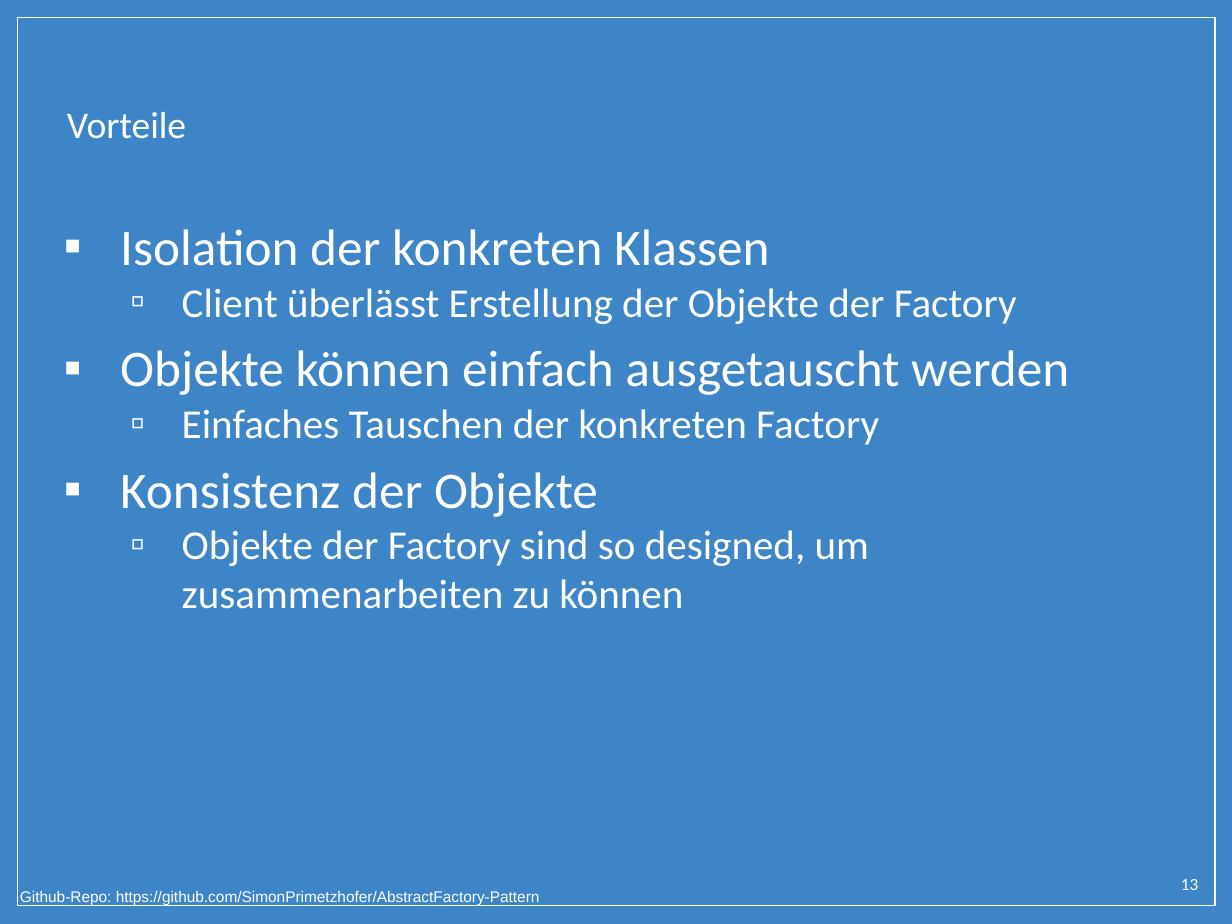
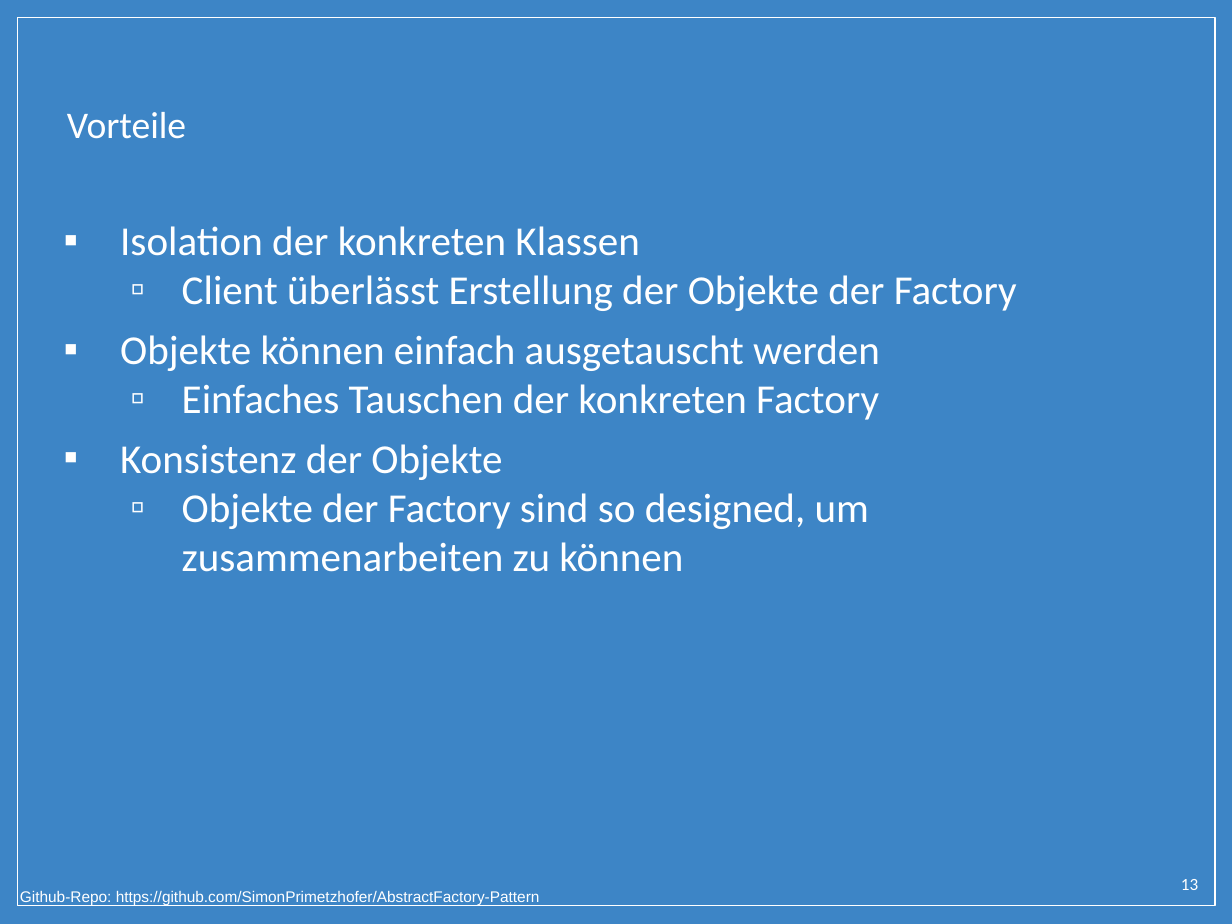
Before and after one commit to SimonPrimetzhofer/AbstractFactory-Pattern, a slide deck: slide 13 of Presentation/Abstract_Factory.pptx. Drawn at 1232x924 pixels with LibreOffice and Linux fonts; fonts in the diff are those of the drawing; background and template pictures are left out. Boxes give left, top, right and bottom in pixels: in the first picture for what was removed or moved away, otherwise in the second. Text is boxed around its words. In the diff, an @@ line names an element or a change of style, - is before the commit and + after.

```diff
--- a/Presentation/Abstract_Factory.pptx
+++ b/Presentation/Abstract_Factory.pptx
@@ text at box(120, 226, 880, 480): size 30 to 24 pt in "Isolation der konkreten Klassen", "Objekte können einfach ausgetauscht werden", "Konsistenz der Objekte" @@
```
Also in this commit, not shown: 9 other slides changed, 1 other file.
